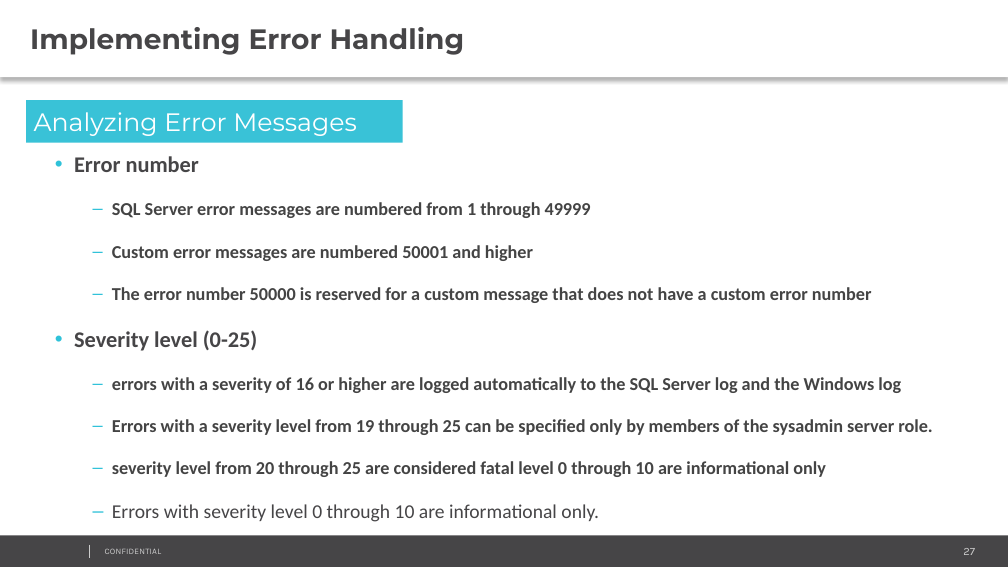
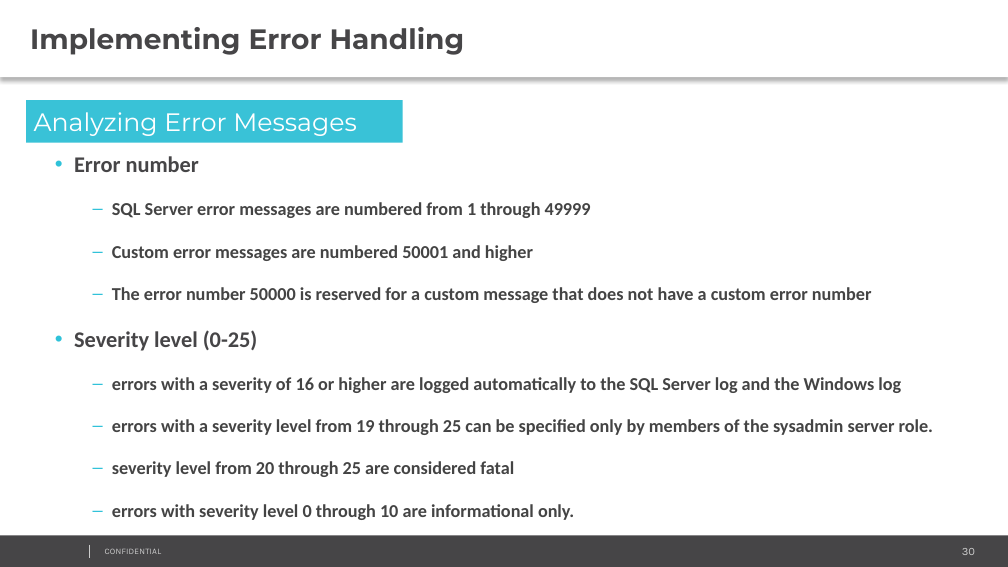
Before and after one commit to AndreyQC/MSBI.Lab, a slide deck: slide 30 of MSBI.Lecture.09/MSBI.Dev.S19E09.pptx (slide 27 before the commit). Drawn at 1008x567 pixels with LibreOffice and Linux fonts; fonts in the diff are those of the drawing; background and template pictures are left out. Boxes give left, top, right and bottom in pixels: in the first picture for what was removed or moved away, otherwise in the second. Text is boxed around its words. In the diff, an @@ line names an element or a change of style, - is before the commit and + after.

```diff
--- a/MSBI.Lecture.09/MSBI.Dev.S19E09.pptx
+++ b/MSBI.Lecture.09/MSBI.Dev.S19E09.pptx
@@ text at <box>112,419,933,520</box>: text changed @@
-      – Errors with a severity level from 19 through 25 can be specified only by members of the sysadmin server role.
-      – severity level from 20 through 25 are considered fatal level 0 through 10 are informational only
-      – Errors with severity level 0 through 10 are informational only.
+      – errors with a severity level from 19 through 25 can be specified only by members of the sysadmin server role.
+      – severity level from 20 through 25 are considered fatal
+      – errors with severity level 0 through 10 are informational only.
@@ page number at <box>962,548,975,555</box>: text changed @@
-27
+30
```
Also in this commit, not shown: 8 other slides changed, 6 slides added, 4 slides removed, 20 other files.
